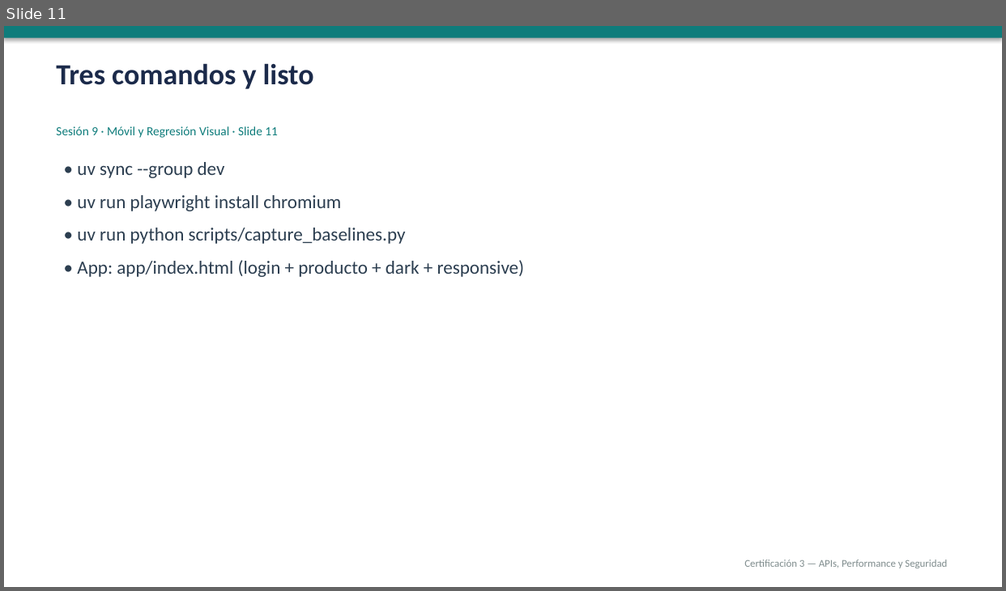
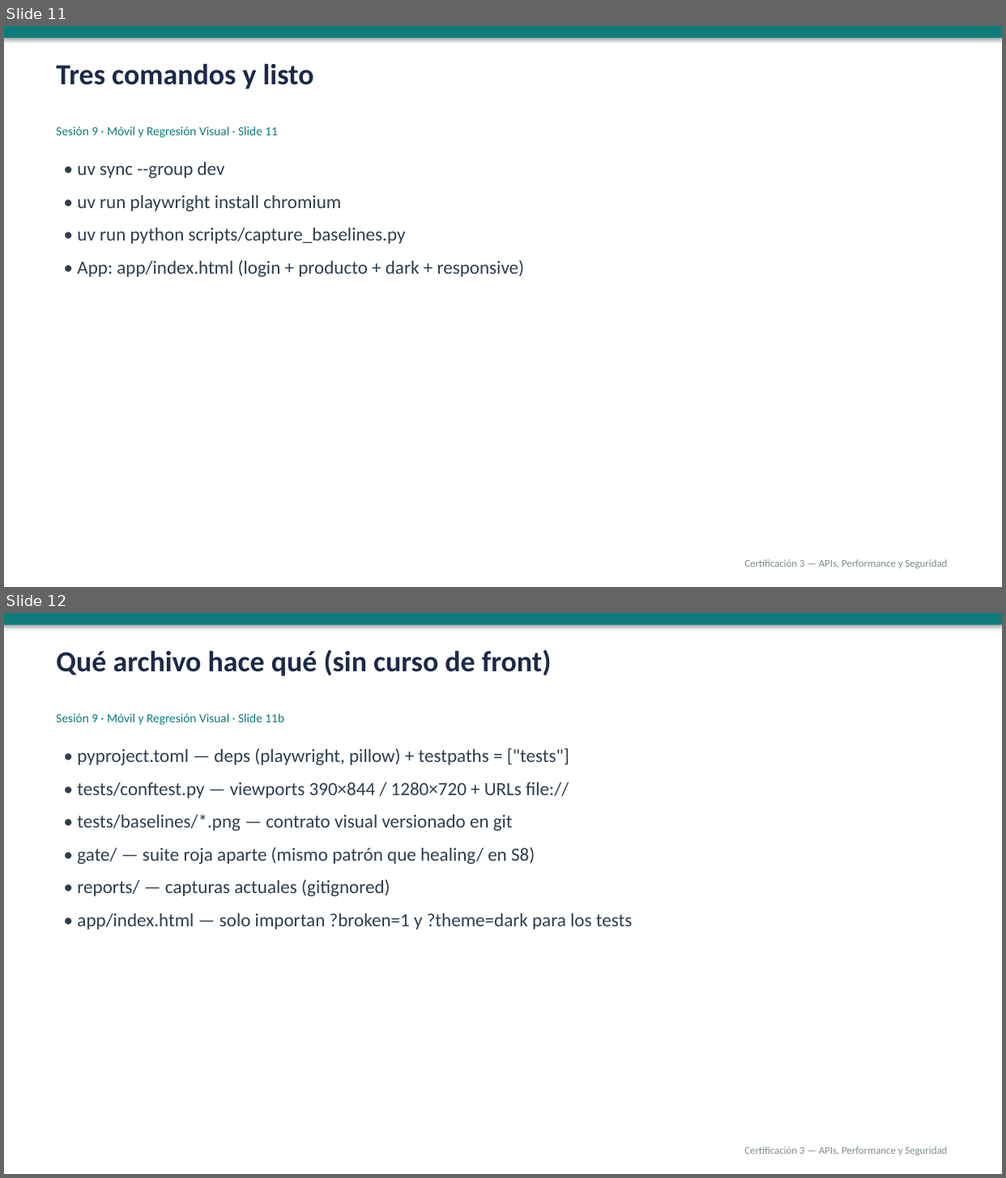
Before and after one commit to NelsonFlores1/Fork-curso_1, a slide deck: sesiones/sesion-09/sesion-09.pptx. Shown one above the other, each under a label of ours: slide 11 before the commit, slides 11 and 12 after it. The pictures are 1006x591 and 1006x1178 pixels, drawn with LibreOffice and Linux fonts; fonts in the diff are those of the drawing. Boxes give left, top, right and bottom in pixels: in the first picture for what was removed or moved away, otherwise in the second. Text is boxed around its words. In the diff, an @@ line names an element or a change of style, - is before the commit and + after.

```diff
--- a/sesiones/sesion-09/sesion-09.pptx
+++ b/sesiones/sesion-09/sesion-09.pptx
@@ slide 12 added at bbox=[4, 613, 1002, 1174], background #FFFFFF @@
@@ rectangle added at bbox=[4, 613, 1002, 625], fill #0E7C7B @@
@@ text added at bbox=[56, 649, 552, 676], 28 pt, text #1B2A4A, bold @@
+Qué archivo hace qué (sin curso de front)
@@ text added at bbox=[56, 713, 284, 725], 12 pt, text #0E7C7B @@
+Sesión 9 · Móvil y Regresión Visual · Slide 11b
@@ text added at bbox=[77, 748, 632, 930], 18 pt, text #2C3E50 @@
+• pyproject.toml — deps (playwright, pillow) + testpaths = ["tests"]
+• tests/conftest.py — viewports 390×844 / 1280×720 + URLs file://
+• tests/baselines/*.png — contrato visual versionado en git
+• gate/ — suite roja aparte (mismo patrón que healing/ en S8)
+• reports/ — capturas actuales (gitignored)
+• app/index.html — solo importan ?broken=1 y ?theme=dark para los tests
@@ text added at bbox=[744, 1147, 947, 1156], 10 pt, text #7F8C8D @@
+Certificación 3 — APIs, Performance y Seguridad
```
Also in this commit, not shown: 12 other files.
